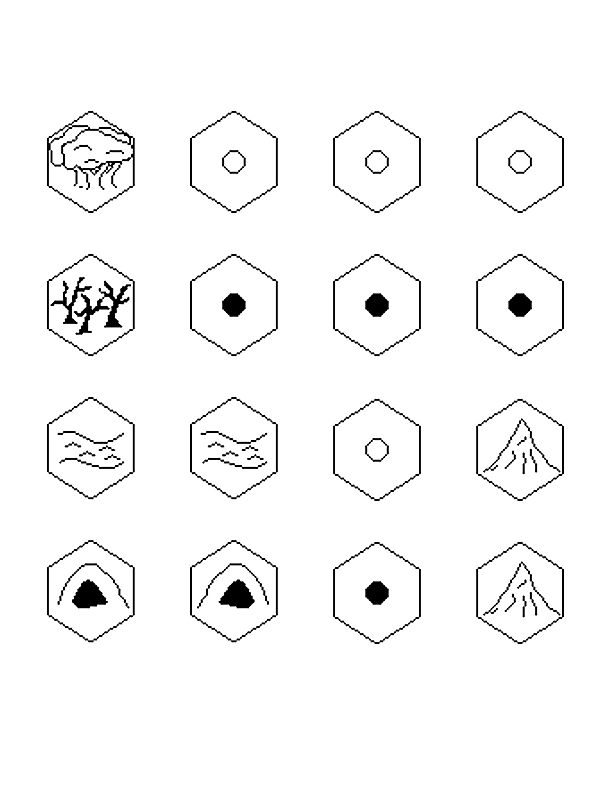
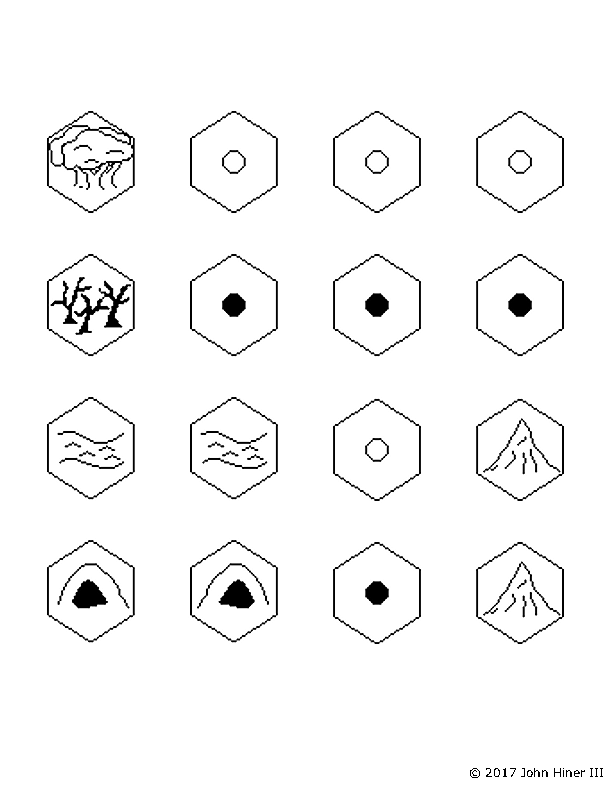
Layered file, before and after one edit (w=612, h=792). Changes by layer:
added layer "Pasted Layer" above "Background" over [470, 768, 603, 778]
